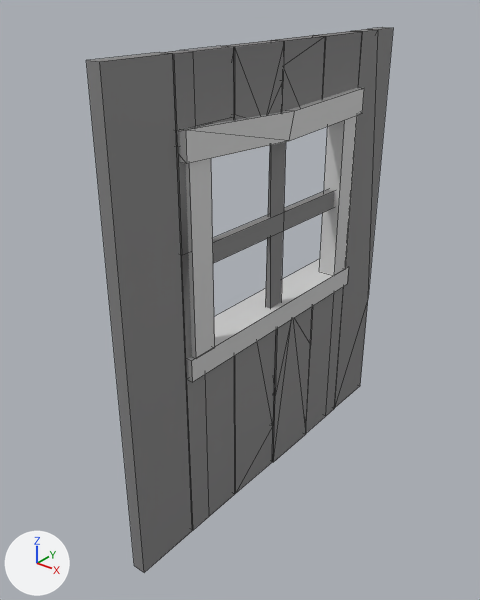
The FBX model Project/Assets/Models/Decorations/WindowWoodenWall.fbx, before and after one commit.
Camera for both pictures: a 50 mm lens placed at (-19.42, 11.02, -2.31), pointed at (-21.02, 13.02, -3.55). The lights are fixed; the arrows at lower left show +X, +Y and +Z. Mesh edges are drawn as thin lines. Where no turn or scale is listed for an object, it has been applied to the vertices.

Names of what the first picture shows: 'Wall', 'Window.001'.
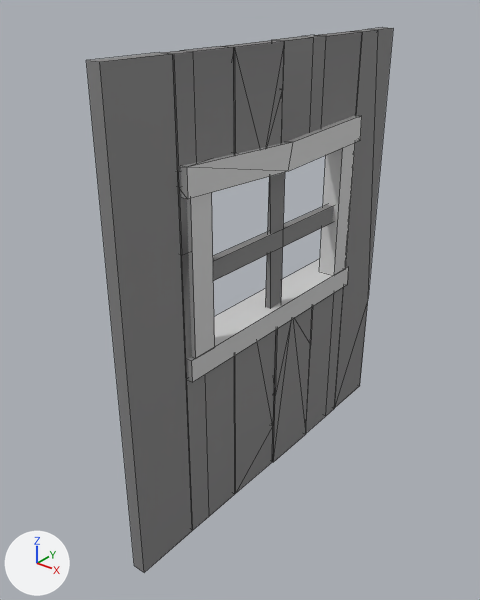
The newer file is also turned or shifted as a whole; pictures and numbers use the older file's frame.

The edits, one by one:
me_cube_052 is used by ob_wall; location (-20.928, 13.116, -4.416).
me_cube_052 had 185 vertices, 194 faces and spanned x -0.03..0.03, y -0.85..0.85, z 0.0..1.9.
me_cube_052 now has 180 vertices, 184 faces and spans x -0.03..0.03, y -0.85..0.85, z 0.0..1.9.
Part 6, on me_cube_052:
17 vertices are removed from x -0.03..0.03, y 0.0..0.28, z 1.62..1.9.
27 faces are deleted.
29 vertices in x -0.03..0.03, y -0.57..0.57, z 1.62..1.68 move by (0.0, 0.0, -0.13).
4 vertices in x -0.01..0.01, y -0.84..0.84, z 1.61 move by (0.0, 0.0, -0.11).
3 vertices in x -0.02..0.03, y 0.0, z 1.76..1.77 move by (0.0, 0.0, -0.03).
1 vertex moves from x -0.02, y -0.03, z 1.77 to x -0.02, y -0.03, z 1.73.
12 vertices are added at x -0.03..0.03, y 0.0..0.28, z 1.5..1.9.
17 new faces join them.
me_cube_053 has 53 vertices, 48 faces and spans x -0.119..0.058, y -0.558..0.574, z 0.743..1.677.
me_cube_053 is used by ob_window_001; location (-20.928, 13.116, -4.416).
Before the commit, vertices of me_cube_053: 2 (-0.036, -0.428, 1.573), 5 (-0.036, -0.534, 1.573), 6 (0.047, -0.534, 1.573), 7 (0.047, -0.428, 1.573).
Before the commit, vertices of me_cube_053: 32 (-0.036, 0.547, 1.573), 35 (-0.036, 0.441, 1.573), 36 (0.047, 0.441, 1.573), 37 (0.047, 0.547, 1.573).
Before the commit, vertices of me_cube_053: 38 (0.001, -0.03, 1.625), 40 (-0.009, 0.048, 1.625), 41 (0.019, 0.048, 1.625).
me_cube_053 part 1: the loose piece of 14 vertices spanning x -0.047..0.058, y -0.558..0.57, z 1.545..1.677 is moved by (0.0, 0.0, -0.117).
me_cube_053 part 2: the loose piece of 8 vertices spanning x -0.015..0.02, y -0.436..0.455, z 1.165..1.243 is moved by (0.0, 0.0, -0.071).
Part 3, on me_cube_053:
Vertices 2, 5, 6, 7 of me_cube_053 move by (0.0, 0.0, -0.117).
Part 4, on me_cube_053:
Vertices 32, 35, 36, 37 of me_cube_053 move by (0.0, 0.0, -0.117).
Part 5, on me_cube_053:
Vertices 38, 40, 41 of me_cube_053 move by (0.0, 0.0, -0.117).

Boxes [x1, y1, x2, y2] around the edits, measured in the pictures (480 x 600 px; the box of a moved part takes in the faces that stretch with it):
'Wall', reshaped
    before: [86, 27, 393, 572]
    after: [86, 28, 393, 572]
'Window.001', reshaped (9% shorter)
    before: [179, 87, 364, 382]
    after: [181, 115, 362, 382]
part 1 of me_cube_053, moved or reshaped
    before: [179, 87, 364, 164]
    after: [181, 115, 362, 199]
part 2 of me_cube_053, moved or reshaped
    before: [213, 190, 335, 263]
    after: [213, 205, 334, 281]
part 3 of me_cube_053, moved or reshaped
    before: [186, 159, 215, 358]
    after: [187, 193, 215, 359]
part 4 of me_cube_053, moved or reshaped
    before: [319, 115, 357, 276]
    after: [319, 142, 355, 276]
part 5 of me_cube_053, moved or reshaped
    before: [265, 142, 286, 308]
    after: [265, 172, 285, 308]
part 6 of me_cube_052, cut back
    both: [173, 31, 362, 255]
